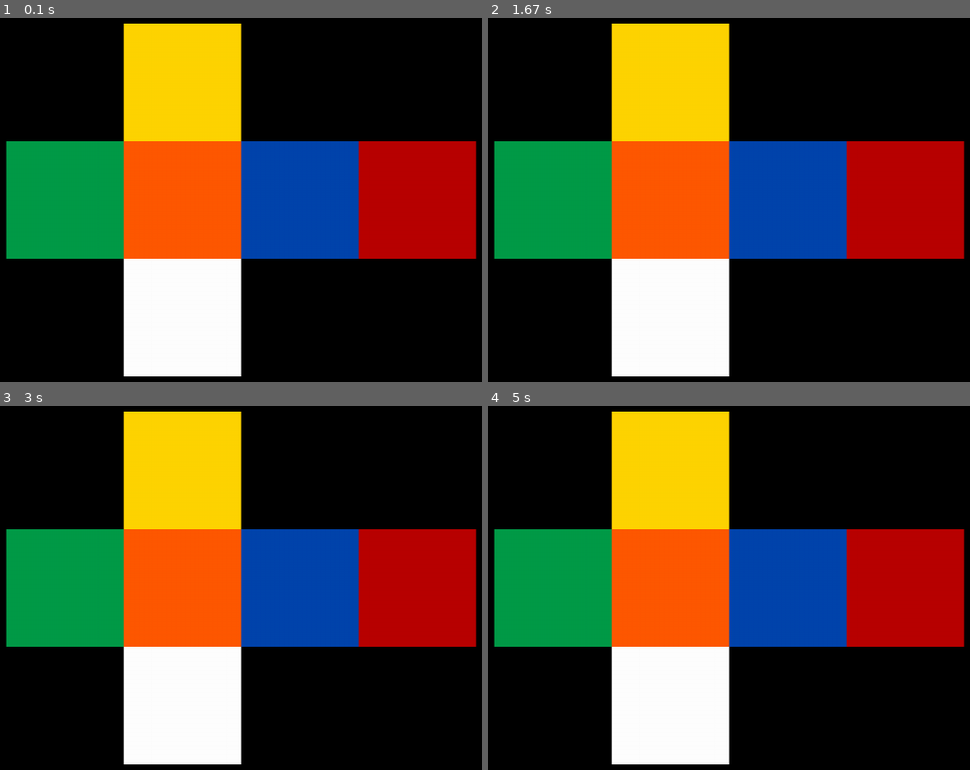
Above: before the commit, frames 1-4 (two rows, left to right).
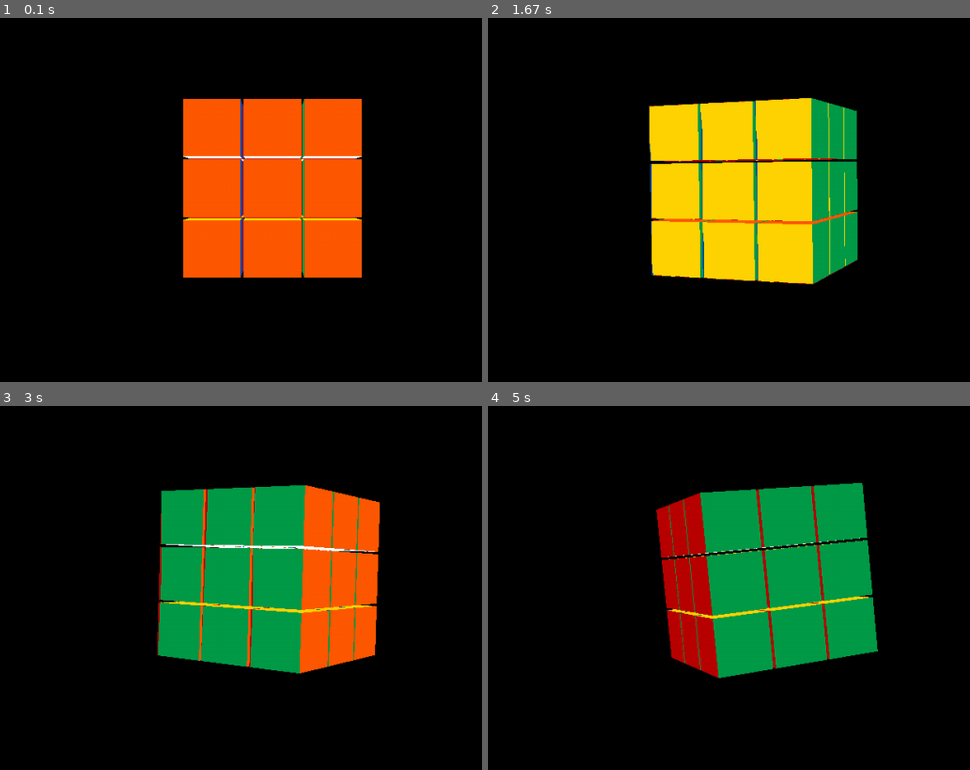
Above: after the commit, the same moments.

Repository: michaellee4/Rubik-s-Cube
Game: pygame game, started from main.py
The game is run twice, just before and just after one commit, with the same random seed, the same clock (stepped at 60 frames per second) and the same inputs.
Inputs:
- Up to frame 1 (0.1 s): no input
- Up to frame 2 (1.67 s): hold Right 0.33-0.8 s; hold Up 0.83-1.3 s; hold Right from 1.33 s (still down)
- Up to frame 3 (3 s): release Right at 1.8 s; hold Left 1.83-2.37 s; hold Down 2.4-2.87 s; hold Left from 2.9 s (still down)
- Up to frame 4 (5 s): release Left at 3.37 s; hold Up 3.4-3.87 s; hold Right 3.9-4.53 s; hold Down from 4.57 s (still down)

The runs differ from the first frame. In frame 1, 48% of the frame differs, in the area x 1-99%, y 1-99%; in frame 2, 50%; in frame 3, 52%; in frame 4, 52%.

Commit message:
small changes

Diff:
--- a/main.py
+++ b/main.py
@@ -1,6 +1,10 @@
 from pygamedrawer import PyGameLoop
+from pyopengldrawer import PyOpenGlLoop
+from cube import Cube
 
 if __name__ == "__main__":
-    loop = PyGameLoop()
-    loop.init()
+    flat_cube = Cube()
+    # flat_cube.scramble()
+    loop = PyOpenGlLoop()
+    loop.init(flat_cube)
     loop.run()
--- a/pygamedrawer.py
+++ b/pygamedrawer.py
@@ -20,7 +20,7 @@
                 pygame.draw.rect(screen, color, (x, y, kCubieSize, kCubieSize))
 
 class PyGameLoop:
-    def init(self):
+    def init(self, flat_cube = None):
         # Pygame set-up
         pygame.init()
         os.environ['SDL_VIDEO_CENTERED'] = '1'
--- a/pyopengldrawer.py
+++ b/pyopengldrawer.py
@@ -7,7 +7,6 @@
 
 from OpenGL.GL import *
 from OpenGL.GLU import *
-# https://stackoverflow.com/questions/50303616/how-to-rotate-slices-of-a-rubiks-cube-in-python-pyopengl
 
 vertices = (
     ( 1, -1, -1), ( 1,  1, -1), (-1,  1, -1), (-1, -1, -1),
@@ -35,6 +34,7 @@
 }
 
 kAnimateSpeed = 5
+kSingleTurnDegrees = 90
 
 class GLCubie():
     def __init__(self, id, scale, flat_cube):
@@ -51,7 +51,7 @@
         if not self.isAffected(axis, slice, dir):
             return
 
-        i, j = (axis+1) % 3, (axis+2) % 3
+        i, j = (axis + 1) % 3, (axis + 2) % 3
         for k in range(3):
             self.rot[k][i], self.rot[k][j] = -self.rot[k][j] * dir, self.rot[k][i] * dir
 
@@ -98,7 +98,7 @@
 
     def update(self):
         if self.isAnimating():
-            if self.animate_ang >= 90:
+            if self.animate_ang >= kSingleTurnDegrees:
                 for cube in self.gl_cubies:
                     cube.update(*self.action)
                 self.animate, self.animate_ang = False, 0
@@ -135,7 +135,7 @@
     def init(self, flat_cube):
         # OpenGL boilerplate
         pygame.init()
-        display = (800,600)
+        display = (kScreenWidth, kScreenHeight)
         pygame.display.set_mode(display, DOUBLEBUF|OPENGL)
         glEnable(GL_DEPTH_TEST)
         glMatrixMode(GL_PROJECTION)
@@ -144,7 +144,7 @@
         self.gl_cube = GLCube(flat_cube)
         self.camera = PyGLCamera()
 
-    def loop(self):
+    def run(self):
         ang_x, ang_y, rot_cube = 0, 0, (0, 0)
 
         shouldQuit = False
@@ -188,15 +188,3 @@
 
         pygame.quit()
         sys.exit()
-
-def main():
-    flat_cube = Cube()
-    flat_cube.scramble()
-    loop = PyOpenGlLoop()
-    loop.init(flat_cube)
-    loop.loop()
-
-if __name__ == '__main__':
-    main()
-    pygame.quit()
-    quit()
